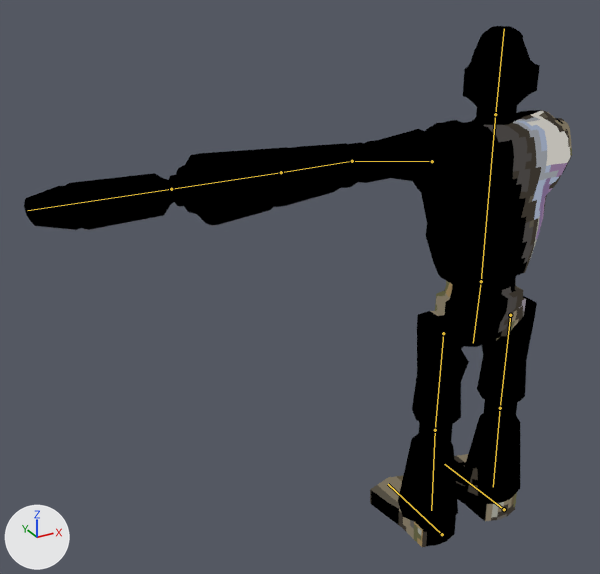
The Blender file graphics/модели/Character/голем ремеш.blend as it was, and as the next commit left it.
The view is the same before and after, from a 50 mm camera at (-1.65, -1.74, 1.96) aimed at (-0.51, 0.34, 0.92). Lighting does not change. The marker at lower left points along +X, +Y and +Z. The picture after the commit comes second. The bones that bend it are drawn over the model as lines.
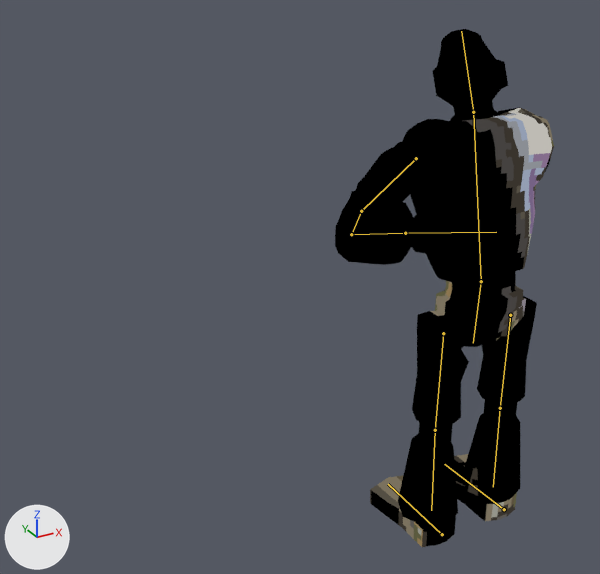
The newer file adds an action. The first version stands in its rest pose; the second is drawn at frame 26 of the action 'TAKE'.

What the commit changed:
Bone 'SPINE' (bone_spine) turns from (0, 0, 0) to (-11, 0, 0) degrees about its own x, y and z.
Bone 'HEAD' (bone_head) turns from (0, 0, 0) to (-10, 0, 0) degrees about its own x, y and z.
Bone 'ARM.1' (bone_arm_1) turns from (0, 0, 0) to (-100, -50, 25) degrees about its own x, y and z.
Bone 'ARM.2' (bone_arm_2) turns from (0, 0, 0) to (-28, 30, -15) degrees about its own x, y and z.
Bone 'ARM.3' (bone_arm_3) turns from (0, 0, 0) to (-49, 10, -40) degrees about its own x, y and z.
Bone 'HAND' (bone_hand) turns from (0, 0, 0) to (-37, -13, -10) degrees about its own x, y and z.

Pixel boxes (x1, y1, x2, y2) of what changed, in the pictures (600 x 574 px):
'Plane', posed (60% narrower): before (24, 26, 572, 547); after (335, 29, 554, 547)
bone 'SPINE', root to tip: before (481, 281) to (495, 114); after (481, 281) to (473, 112)
bone 'HEAD', root to tip: before (495, 114) to (504, 28); after (473, 112) to (461, 31)
bone 'ARM.1', root to tip: before (432, 161) to (352, 161); after (416, 158) to (361, 211)
bone 'ARM.2', root to tip: before (352, 161) to (281, 172); after (361, 211) to (351, 234)
bone 'ARM.3', root to tip: before (281, 172) to (171, 189); after (351, 234) to (405, 233)
bone 'HAND', root to tip: before (171, 189) to (27, 210); after (405, 233) to (496, 232)
